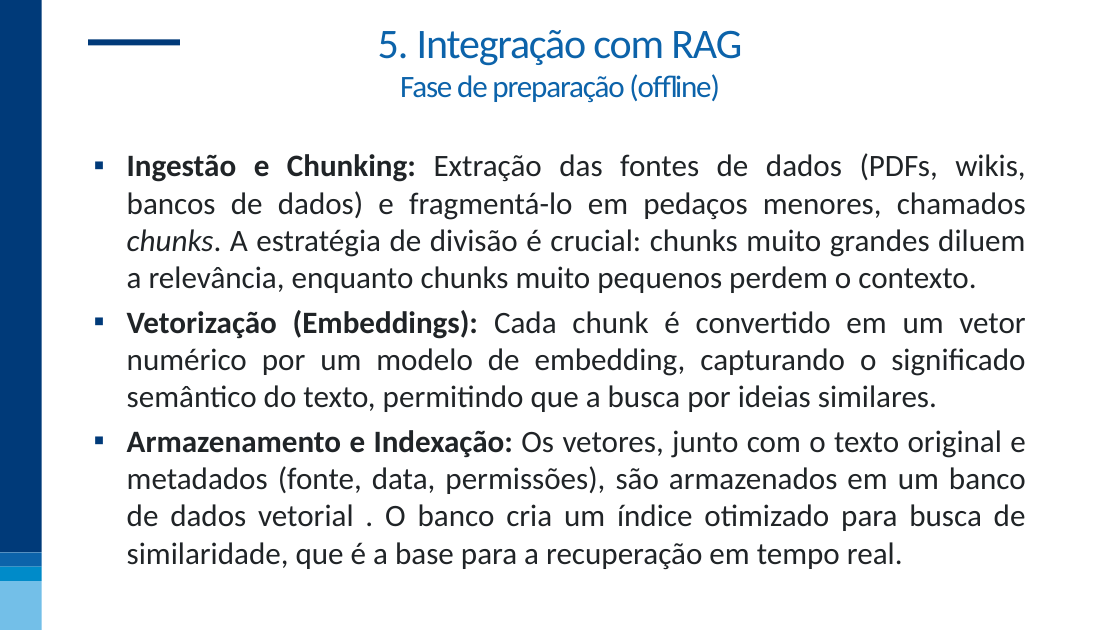
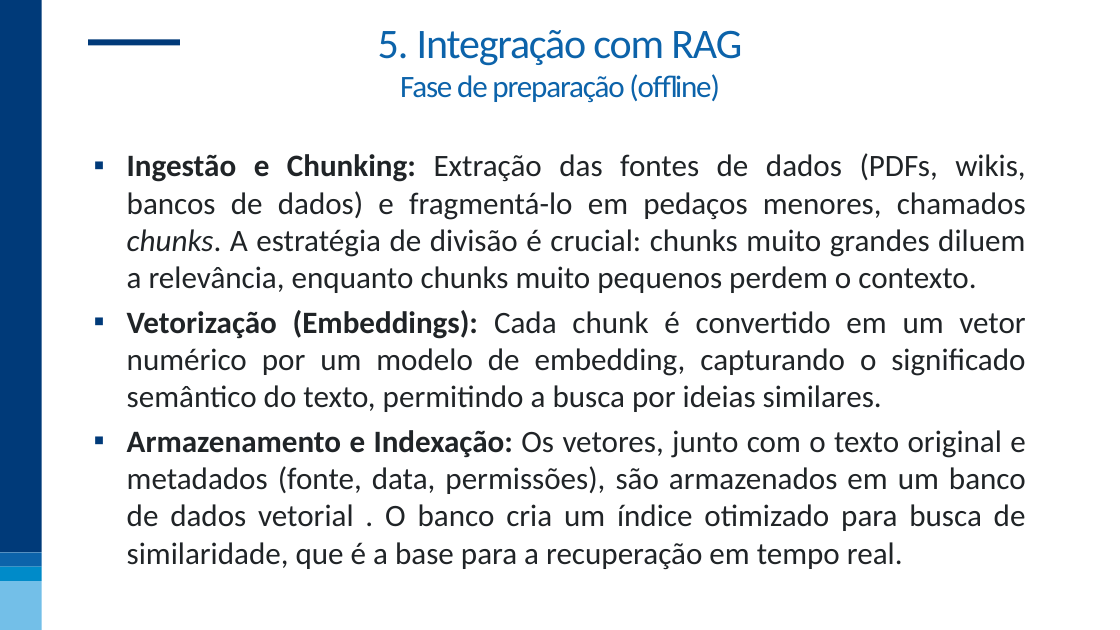
Before and after one commit to nogueira-cavalcante/fgv, a slide deck: slide 39 of MLOps e Versionamento/apresentações/02 - LLMOps e Versionamento.pptx. Drawn at 1120x630 pixels with LibreOffice and Linux fonts; fonts in the diff are those of the drawing; background and template pictures are left out. Boxes give left, top, right and bottom in pixels: in the first picture for what was removed or moved away, otherwise in the second. Text is boxed around its words. In the diff, an @@ line names an element or a change of style, - is before the commit and + after.

```diff
--- a/MLOps e Versionamento/apresentações/02 - LLMOps e Versionamento.pptx
+++ b/MLOps e Versionamento/apresentações/02 - LLMOps e Versionamento.pptx
@@ text at box(127, 310, 1025, 412): text changed @@
-▪ Vetorização (Embeddings): Cada chunk é convertido em um vetor numérico por um modelo de embedding, capturando o significado semântico do texto, permitindo que a busca por ideias similares.
+▪ Vetorização (Embeddings): Cada chunk é convertido em um vetor numérico por um modelo de embedding, capturando o significado semântico do texto, permitindo a busca por ideias similares.
```
Also in this commit, not shown: 24 other slides changed.
